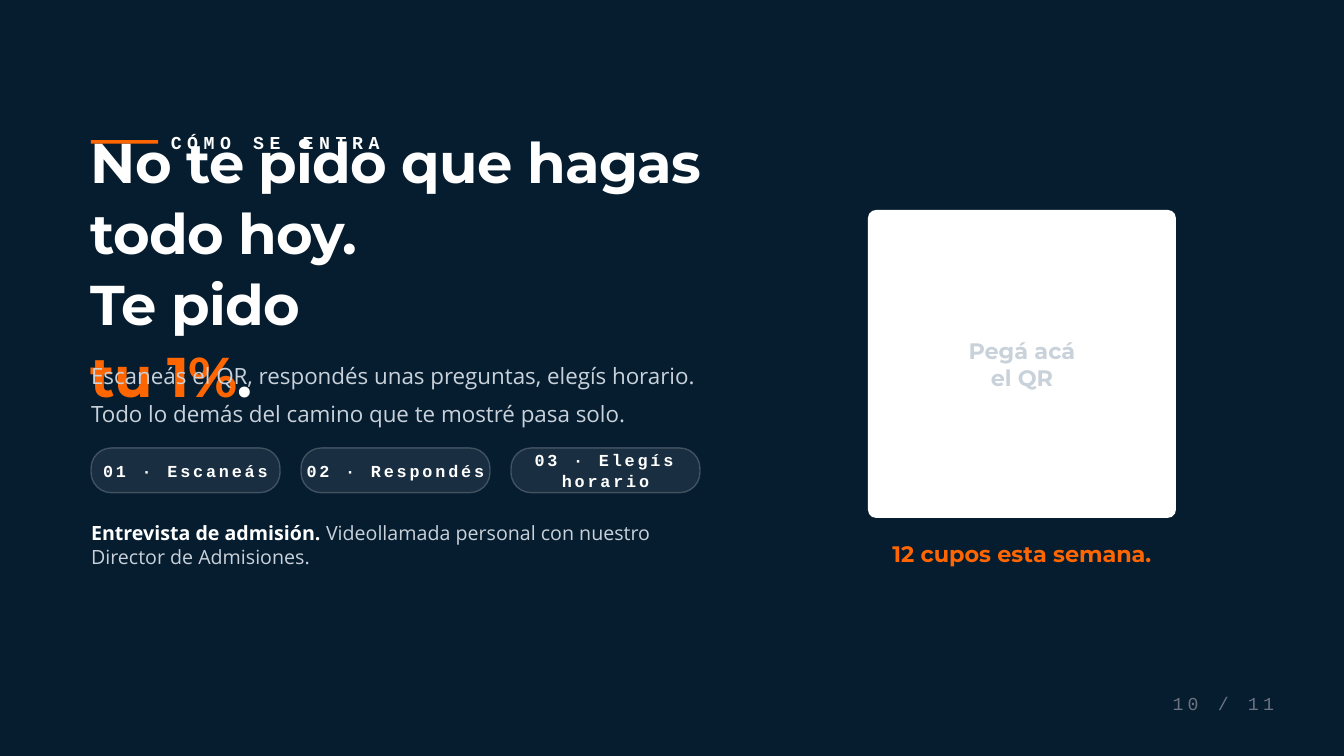
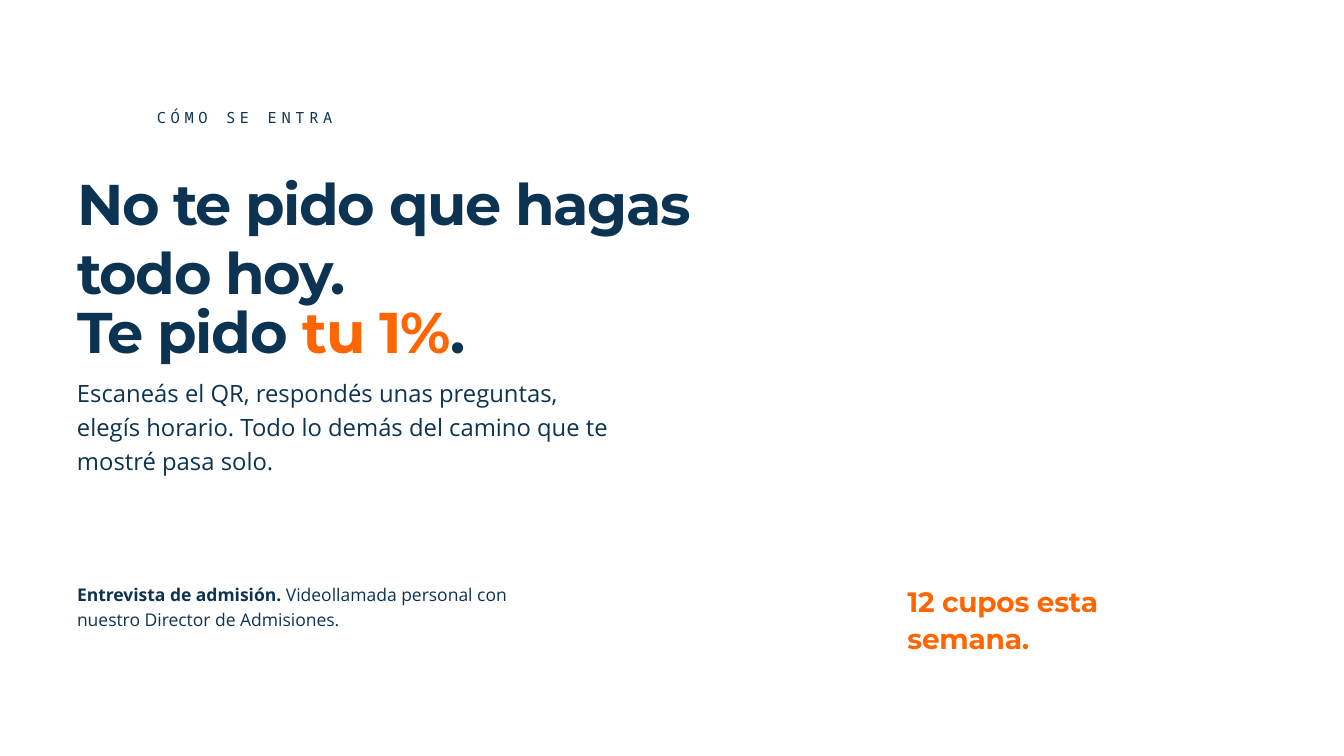
Before and after one commit to rolandopaypal9823/detodo, a slide deck: slide 10 of deck-1pct/export/El-mapa-del-1-pct-EDITABLE.pptx. Drawn at 1344x756 pixels with LibreOffice and Linux fonts; fonts in the diff are those of the drawing; background and template pictures are left out. Boxes give left, top, right and bottom in pixels: in the first picture for what was removed or moved away, otherwise in the second. Text is boxed around its words. In the diff, an @@ line names an element or a change of style, - is before the commit and + after.

```diff
--- a/deck-1pct/export/El-mapa-del-1-pct-EDITABLE.pptx
+++ b/deck-1pct/export/El-mapa-del-1-pct-EDITABLE.pptx
@@ background #061D30 to picture (left out) @@
@@ text "CÓMO SE ENTRA": place and size @@
-text "CÓMO SE ENTRA" at box(171, 136, 380, 155)
+text "CÓMO SE ENTRA" at box(157, 109, 333, 123)
@@ text "CÓMO SE ENTRA" at box(157, 109, 333, 123): size 13 to 11 pt, font Courier New to Noto Sans Mono, text colour #FFFFFF to #0C3452, letter spacing 4 to 3.3 pt, bold off; line spacing 1 to 14.3pt; vertical alignment middle to top @@
@@ rectangle removed at box(91, 140, 158, 144) @@
@@ text "No te pido que hagas ..." at box(77, 180, 691, 364): vertical alignment middle to top @@
@@ text at box(77, 180, 691, 364): text changed; size 40 to 41 pt; text colour #FFFFFF to #0C3452 @@
-No te pido que hagas todo hoy.
-Te pido
-tu 1%.
+No te pido que hagas todo hoy.
+Te pido tu 1%.
@@ rounded rectangle removed at box(868, 210, 1177, 518) @@
@@ text removed at box(969, 342, 1075, 389) @@
-Pegá acá
-el QR
@@ text "Escaneás el QR, respondés unas ...": place and size @@
-text "Escaneás el QR, respondés unas ..." at box(91, 363, 694, 428)
+text "Escaneás el QR, respondés unas ..." at box(77, 383, 608, 476)
@@ text "Escaneás el QR, respondés unas ..." at box(77, 383, 608, 476): size 16 to 17 pt, text colour #C9D2DA to #0C3452; line spacing 1.45 to 24.6pt; vertical alignment middle to top @@
@@ rounded rectangle removed at box(91, 448, 280, 492) @@
@@ rounded rectangle removed at box(301, 448, 491, 492) @@
@@ rounded rectangle removed at box(511, 448, 701, 492) @@
@@ text removed at box(103, 465, 267, 477) @@
-01 · Escaneás
@@ text removed at box(307, 465, 484, 481) @@
-02 · Respondés
@@ text removed at box(535, 454, 673, 487) @@
-03 · Elegís horario
@@ text "Entrevista de admisión. Videollamada personal ...": place and size @@
-text "Entrevista de admisión. Videollamada personal ..." at box(91, 525, 650, 564)
+text "Entrevista de admisión. Videollamada personal ..." at box(77, 587, 507, 626)
@@ text "Entrevista de admisión. Videollamada personal ..." at box(77, 587, 507, 626): size 14 to 12.5 pt; text colour #FFFFFF to #0C3452 in "Entrevista de admisión."; text colour #C9D2DA to #0C3452 in "Videollamada personal con nuestro Director de Admisiones."; line spacing 1 to 18.1pt; vertical alignment middle to top @@
@@ text "12 cupos esta semana.": place and size @@
-text "12 cupos esta semana." at box(892, 546, 1151, 567)
+text "12 cupos esta semana." at box(907, 592, 1098, 650)
@@ text "12 cupos esta semana." at box(907, 592, 1098, 650): size 16 to 20 pt, letter spacing 0 to -0.2 pt; alignment centre to left; line spacing 1 to 26pt; vertical alignment middle to top @@
@@ text removed at box(1173, 698, 1274, 710) @@
-10 / 11
```
Also in this commit, not shown: 9 other slides changed, 1 slide added, 1 slide removed, 7 other files.
